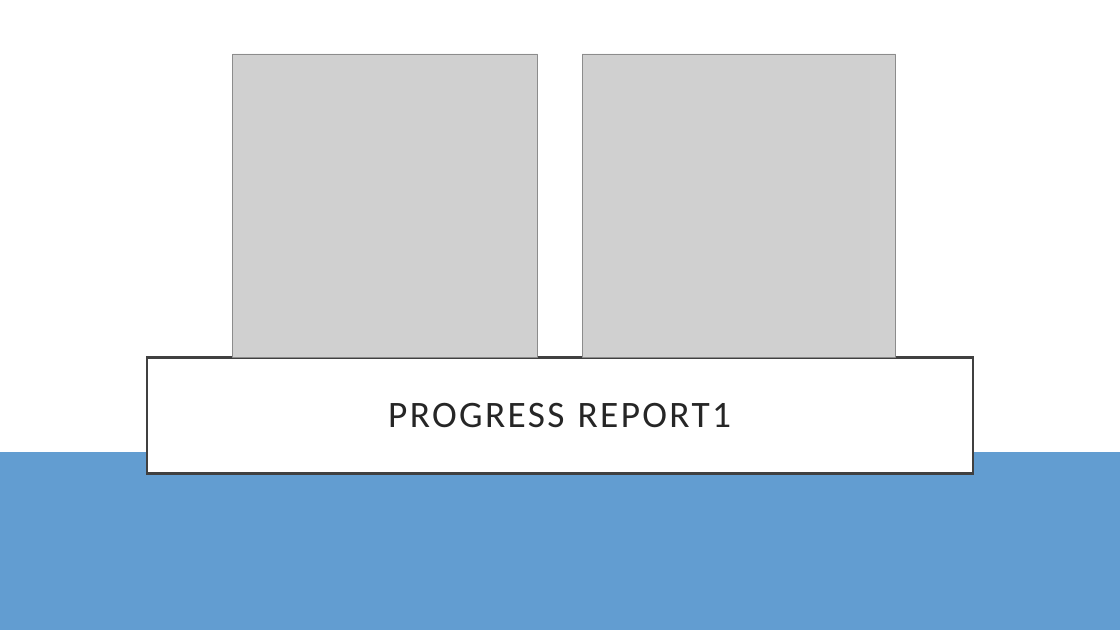
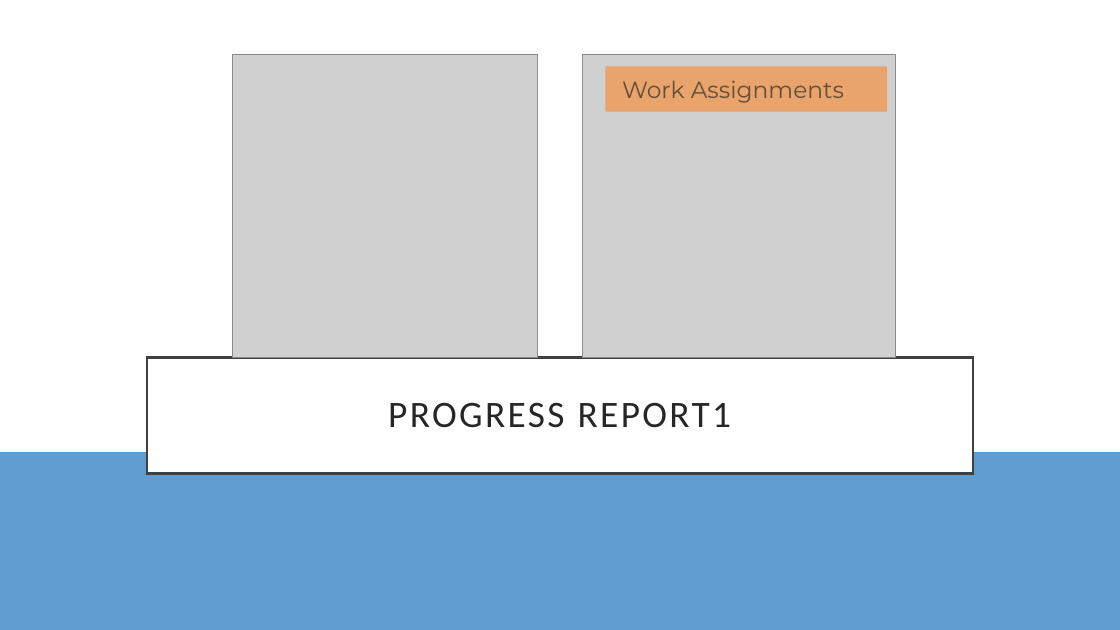
Before and after one commit to Androidrox/CollegeConnect, a slide deck: slide 12 of Presentation for Monday - CollegeConnect.pptx (slide 10 before the commit). Drawn at 1120x630 pixels with LibreOffice and Linux fonts; fonts in the diff are those of the drawing; grey boxes stand for pictures. Boxes give left, top, right and bottom in pixels: in the first picture for what was removed or moved away, otherwise in the second. Text is boxed around its words. In the diff, an @@ line names an element or a change of style, - is before the commit and + after.

```diff
--- a/Presentation for Monday - CollegeConnect.pptx
+++ b/Presentation for Monday - CollegeConnect.pptx
@@ rectangle added at box(606, 66, 887, 112), fill #E9A36C @@
@@ text added at box(622, 80, 844, 103), 20 pt, text #644E35 @@
+Work Assignments
```
Also in this commit, not shown: 2 other slides changed, 6 slides added, 4 slides removed.
